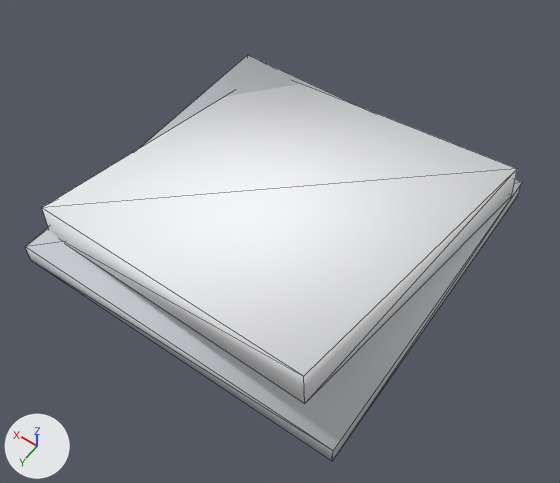
A saved change to the glTF model assets/models/commercial-shop-mansard-wreck.glb.
Rendered twice from a 50 mm camera at (-9.73, 13.75, 21.4) aimed at (-0.55, 0.89, 1.19). Every picture has the same lights, and +X, +Y and +Z are marked at lower left. The older version comes first. Mesh edges are drawn as thin lines. Where no turn or scale is listed for an object, it has been applied to the vertices.

In view in the first picture: 'geometry_0'.
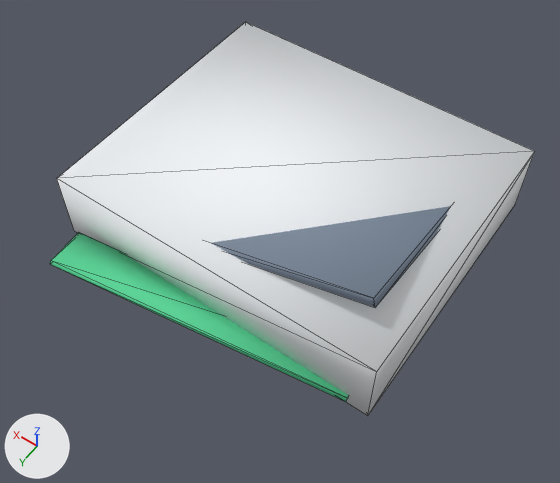
Location of each change, (x1, y1, x2, y2) in pixels of the pictures (560 x 483 px; the box of a moved part takes in the faces that stretch with it):
'geometry_0', reshaped: before (26, 55, 522, 461); after (50, 22, 535, 416)
part 1 of me_geometry_0, added: after (57, 22, 535, 416)
part 2 of me_geometry_0, rebuilt: before (42, 84, 517, 404); after (212, 206, 451, 308)
part 3 of me_geometry_0, moved or reshaped: before (26, 55, 522, 461); after (50, 233, 348, 402)

The change, as a list of edits to the scene's bpy script:
```text
Change me_geometry_0:
    used by ob_geometry_0; location = (0.0, 0.0, 0.0)
    remove me_geometry_0.from_pydata(...)  # 16 vertices, 24 faces; spans x -6.0..6.0, y -6.0..6.0, z 0.0..4.0
    add me_geometry_0.from_pydata(...)  # 24 vertices, 36 faces; spans x -6.0..6.0, y -6.0..6.0, z 0.0..4.0
    me_geometry_0 part 1: a new loose piece, a box spanning x -6.0..6.0, y -6.0..4.08, z 0.25..2.94, in mat_sww_flat_vertex
    me_geometry_0 part 2: the loose piece of 8 vertices spanning x -6.0..6.0, y -5.95..5.95, z 0.0..4.0 is rebuilt with 8 vertices and now spans x -5.12..5.12, y -5.67..3.75, z 0.0..4.0
    me_geometry_0 part 3
    8 vertices are removed from x -5.97..5.97, y -6.0..6.0, z 0.66..1.38
    12 faces are deleted
    8 vertices are added at x -5.32..5.32, y 2.61..6.0, z 0.15..1.43
    12 new faces join them
```
